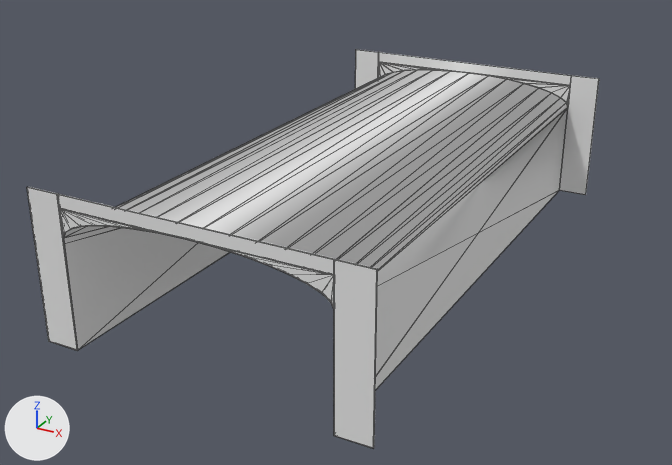
What one commit did to the OBJ model Fort/Assets/entrance.obj.
Both versions are drawn from a 50 mm camera at (171.0, -334.0, 176.0) aimed at (-23.0, 18.0, -1.0). The axes (+X, +Y, +Z) are drawn at lower left. The lights are the same throughout. Mesh edges are drawn as thin lines. Where no turn or scale is listed for an object, it has been applied to the vertices.

In view in the first picture: 'entrance'.
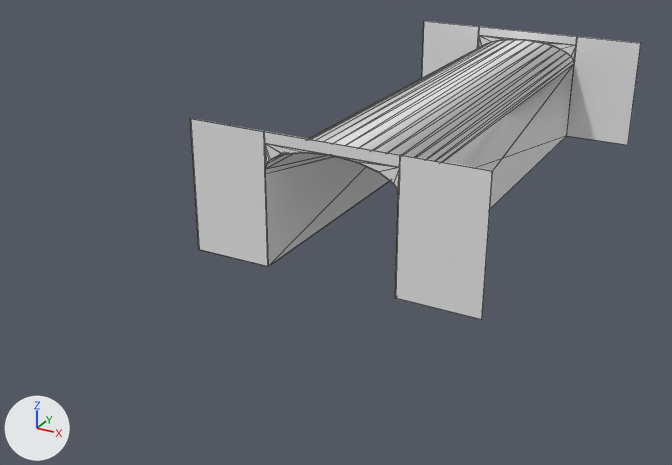
Where the change shows, as pixel boxes (x1, y1, x2, y2) in the pictures (672 x 465 px; the box of a moved part takes in the faces that stretch with it):
'entrance', reshaped (21% narrower, 25% shorter): before (27, 49, 599, 448); after (190, 21, 641, 320)
part 1 of me_entrance, moved or reshaped: before (63, 70, 568, 390); after (265, 39, 574, 298)
part 2 of me_entrance, added: after (422, 21, 641, 145)
part 3 of me_entrance, added: after (190, 119, 493, 320)
part 4 of me_entrance, added: after (334, 156, 399, 195)
part 5 of me_entrance, added: after (264, 144, 325, 166)
part 6 of me_entrance, deleted: before (27, 49, 599, 448)

Patch to the scene script:
```diff
--- a/Fort/Assets/entrance.obj.py
+++ b/Fort/Assets/entrance.obj.py
@@ me_entrance @@
 # used by ob_entrance; location = (0.0, 0.0, 0.0)
-me_entrance.from_pydata(...)  # 298 vertices, 395 faces; spans x -67.0..67.0, y -122.0..122.0, z 0.0..61.0
+me_entrance.from_pydata(...)  # 243 vertices, 347 faces; spans x -67.0..67.0, y -30.0..215.0, z 0.0..61.0
+# me_entrance part 1: the loose piece of 81 vertices spanning x -53.0..53.0, y -122.0..122.0, z 0.0..56.0 is scaled about its middle by (0.571, 1, 1), then moved by (0.0, 93.0, 0.0)
+# me_entrance part 2: a new loose piece of 69 vertices spanning x -67.0..67.0, y 214.0..215.0, z 0.0..61.0, in mat_wall_1_2 (white #e7e7e7)
+# me_entrance part 3: a new loose piece of 42 vertices spanning x -67.0..67.0, y -30.0..-29.0, z 0.0..61.0, in mat_wall_1_2 (white #e7e7e7)
+# me_entrance part 4: a new loose piece of 14 vertices spanning x 0.0..31.0, y -30.0..-29.0, z 45.0..56.0, in mat_wall_1_2 (white #e7e7e7)
+# me_entrance part 5: a new loose piece of 14 vertices spanning x -30.0..0.0, y -30.0..-29.0, z 45.0..56.0, in mat_wall_1_2 (white #e7e7e7)
+# me_entrance part 6: 6 loose pieces with 214 vertices, spanning x -67.0..67.0, y -122.0..122.0, z 0.0..61.0, are deleted
 me_entrance.materials.append(mat_white)
```
